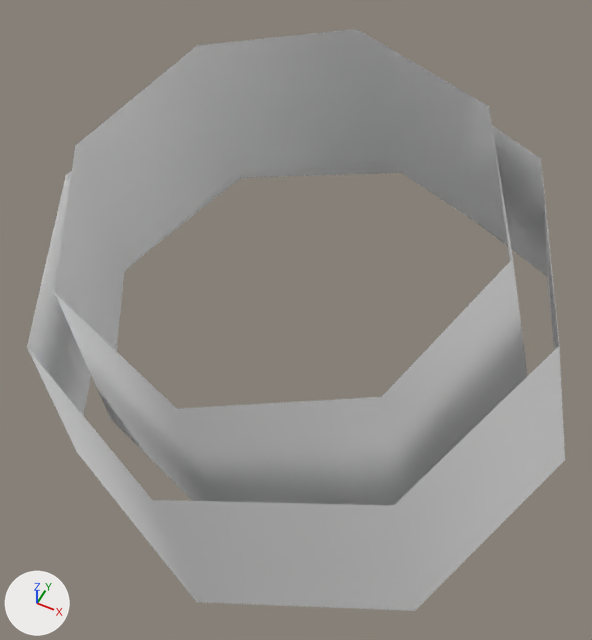
A saved change to the glTF model public/3d/item/model__item__manequin_hd.ofs_68/code_head78.gltf.
Both versions are drawn from a 50 mm camera at (0.107, -0.198, 2.098) aimed at (0.006, 0.004, 1.845). The axes (+X, +Y, +Z) are drawn at lower left. The lights are the same throughout. The picture after the commit comes second.

Objects in the first picture: 'code_head78.001'.
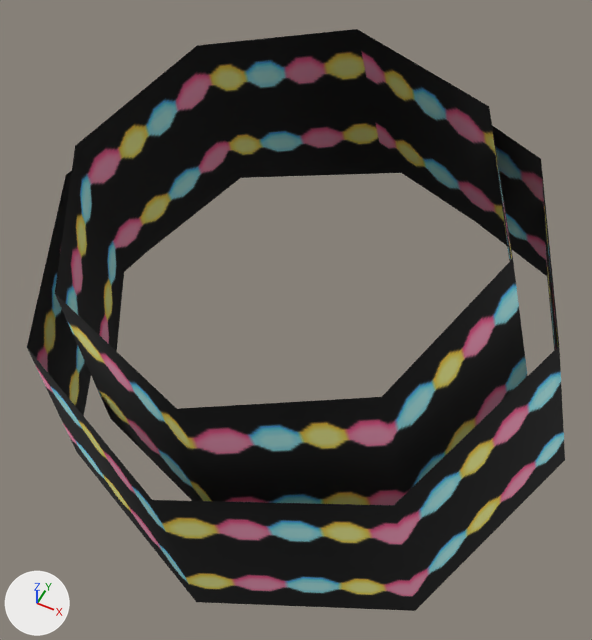
Location of each change, (x1, y1, x2, y2) in pixels of the pictures (592 x 640 px):
'code_head78.001', surface changed (white to black)
    both: (27, 29, 565, 611)

The change in detail:
Picture 'zc08_hat' (img_zc08_hat) is new.
In material 'zc08hat_78' (mat_zc08hat_78), base_color is no longer (1.0, 1.0, 1.0), white #ffffff.
In material 'zc08hat_78' (mat_zc08hat_78), texture is now set to img_zc08_hat.
